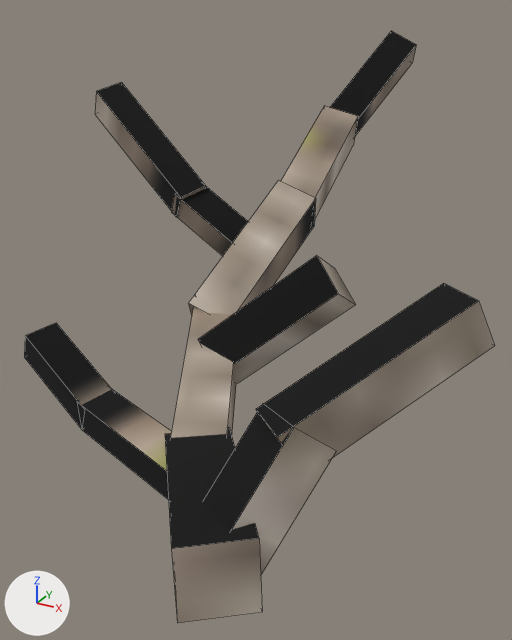
Renders of the OBJ model assets/mcme/models/block/ash_twig_branch_up_2.obj from each side of a commit.
One viewpoint serves both versions: a 50 mm camera at (1.32, -2.81, 1.41) aimed at (-0.03, -0.36, 0.19). The lights are fixed; the arrows at lower left show +X, +Y and +Z. Mesh edges are drawn as thin lines. Where no turn or scale is listed for an object, it has been applied to the vertices.
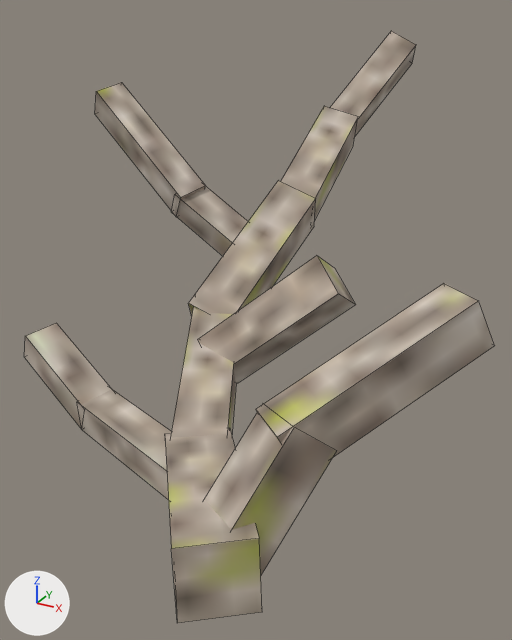
Where the change shows, as pixel boxes (x1, y1, x2, y2) in the pictures (512 x 640 px):
part 1 of me_cube, surface changed: (188, 180, 316, 315) in both
part 2 of me_cube_001, surface changed: (171, 186, 248, 256) in both
part 3 of me_cube_002, surface changed: (204, 412, 336, 574) in both
part 4 of me_cube_003, surface changed (black to grey): (95, 82, 206, 217) in both
part 5 of me_cube_004, surface changed: (256, 283, 495, 457) in both
part 6 of me_cube_005, surface changed (black to beige): (198, 256, 349, 383) in both
part 7 of me_cube_006, surface changed: (330, 31, 416, 136) in both
part 8 of me_cube_007, surface changed: (165, 428, 262, 623) in both
part 9 of me_cube_008, surface changed: (170, 307, 236, 438) in both
part 10 of me_cube_009, surface changed: (281, 106, 358, 220) in both
part 11 of me_cube_010, surface changed: (77, 389, 171, 500) in both
part 12 of me_cube_011, surface changed: (24, 323, 112, 429) in both

Diff of the bpy script that builds the scene:
```diff
--- a/assets/mcme/models/block/ash_twig_branch_up_2.obj.py
+++ b/assets/mcme/models/block/ash_twig_branch_up_2.obj.py
@@ me_cube @@
 me_cube.from_pydata(...)  # 8 vertices, 6 faces; spans x -0.38..-0.001, y -0.443..0.315, z -0.003..0.67
+# me_cube part 1: 6 kept faces spanning x -0.38..-0.001, y -0.443..0.315, z -0.003..0.67 get new texture (UV) coordinates
 me_cube.materials.append(mat_m_3722afce_2475_6df4_1e92_dcadf5eef328)
@@ me_cube_001 @@
 me_cube_001.from_pydata(...)  # 8 vertices, 6 faces; spans x -0.657..-0.103, y -0.115..0.081, z 0.231..0.669
+# me_cube_001 part 2: 6 kept faces spanning x -0.657..-0.103, y -0.115..0.081, z 0.231..0.669 get new texture (UV) coordinates
 me_cube_001.materials.append(mat_m_3722afce_2475_6df4_1e92_dcadf5eef328)
@@ me_cube_002 @@
 me_cube_002.from_pydata(...)  # 8 vertices, 6 faces; spans x 0.327..0.7, y -1.569..-1.091, z -0.127..0.363
+# me_cube_002 part 3: 6 kept faces spanning x 0.327..0.7, y -1.569..-1.091, z -0.127..0.363 get new texture (UV) coordinates
 me_cube_002.materials.append(mat_m_3722afce_2475_6df4_1e92_dcadf5eef328)
@@ me_cube_003 @@
 me_cube_003.from_pydata(...)  # 8 vertices, 6 faces; spans x -1.191..-0.493, y -0.128..0.194, z 0.489..1.077
+# me_cube_003 part 4: 6 kept faces spanning x -1.191..-0.493, y -0.128..0.194, z 0.489..1.077 get new texture (UV) coordinates
 me_cube_003.materials.append(mat_m_3722afce_2475_6df4_1e92_dcadf5eef328)
@@ me_cube_004 @@
 me_cube_004.from_pydata(...)  # 8 vertices, 6 faces; spans x 0.45..1.028, y -1.334..-0.69, z 0.181..0.649
+# me_cube_004 part 5: 6 kept faces spanning x 0.45..1.028, y -1.334..-0.69, z 0.181..0.649 get new texture (UV) coordinates
 me_cube_004.materials.append(mat_m_3722afce_2475_6df4_1e92_dcadf5eef328)
@@ me_cube_005 @@
 me_cube_005.from_pydata(...)  # 8 vertices, 6 faces; spans x -0.158..0.413, y -0.689..-0.257, z -0.034..0.543
+# me_cube_005 part 6: 6 kept faces spanning x -0.158..0.413, y -0.689..-0.257, z -0.034..0.543 get new texture (UV) coordinates
 me_cube_005.materials.append(mat_m_3722afce_2475_6df4_1e92_dcadf5eef328)
@@ me_cube_006 @@
 me_cube_006.from_pydata(...)  # 8 vertices, 6 faces; spans x -0.257..0.126, y 0.684..1.243, z 0.727..1.305
+# me_cube_006 part 7: 6 kept faces spanning x -0.257..0.126, y 0.684..1.243, z 0.727..1.305 get new texture (UV) coordinates
 me_cube_006.materials.append(mat_m_3722afce_2475_6df4_1e92_dcadf5eef328)
@@ me_cube_007 @@
 me_cube_007.from_pydata(...)  # 8 vertices, 6 faces; spans x -0.001..0.63, y -1.654..-0.933, z -0.206..0.121
+# me_cube_007 part 8: 6 kept faces spanning x -0.001..0.63, y -1.654..-0.933, z -0.206..0.121 get new texture (UV) coordinates
 me_cube_007.materials.append(mat_m_3722afce_2475_6df4_1e92_dcadf5eef328)
@@ me_cube_008 @@
 me_cube_008.from_pydata(...)  # 8 vertices, 6 faces; spans x -0.363..0.234, y -1.135..-0.214, z -0.187..0.244
+# me_cube_008 part 9: 6 kept faces spanning x -0.363..0.234, y -1.135..-0.214, z -0.187..0.244 get new texture (UV) coordinates
 me_cube_008.materials.append(mat_m_3722afce_2475_6df4_1e92_dcadf5eef328)
@@ me_cube_009 @@
 me_cube_009.from_pydata(...)  # 8 vertices, 6 faces; spans x -0.27..-0.019, y 0.166..0.844, z 0.422..0.951
+# me_cube_009 part 10: 6 kept faces spanning x -0.27..-0.019, y 0.166..0.844, z 0.422..0.951 get new texture (UV) coordinates
 me_cube_009.materials.append(mat_m_3722afce_2475_6df4_1e92_dcadf5eef328)
@@ me_cube_010 @@
 me_cube_010.from_pydata(...)  # 8 vertices, 6 faces; spans x -0.441..0.17, y -1.214..-0.899, z -0.159..0.037
+# me_cube_010 part 11: 6 kept faces spanning x -0.441..0.17, y -1.214..-0.899, z -0.159..0.037 get new texture (UV) coordinates
 me_cube_010.materials.append(mat_m_3722afce_2475_6df4_1e92_dcadf5eef328)
@@ me_cube_011 @@
 me_cube_011.from_pydata(...)  # 8 vertices, 6 faces; spans x -0.808..-0.341, y -1.065..-0.809, z -0.114..0.215
+# me_cube_011 part 12: 6 kept faces spanning x -0.808..-0.341, y -1.065..-0.809, z -0.114..0.215 get new texture (UV) coordinates
 me_cube_011.materials.append(mat_m_3722afce_2475_6df4_1e92_dcadf5eef328)
```
